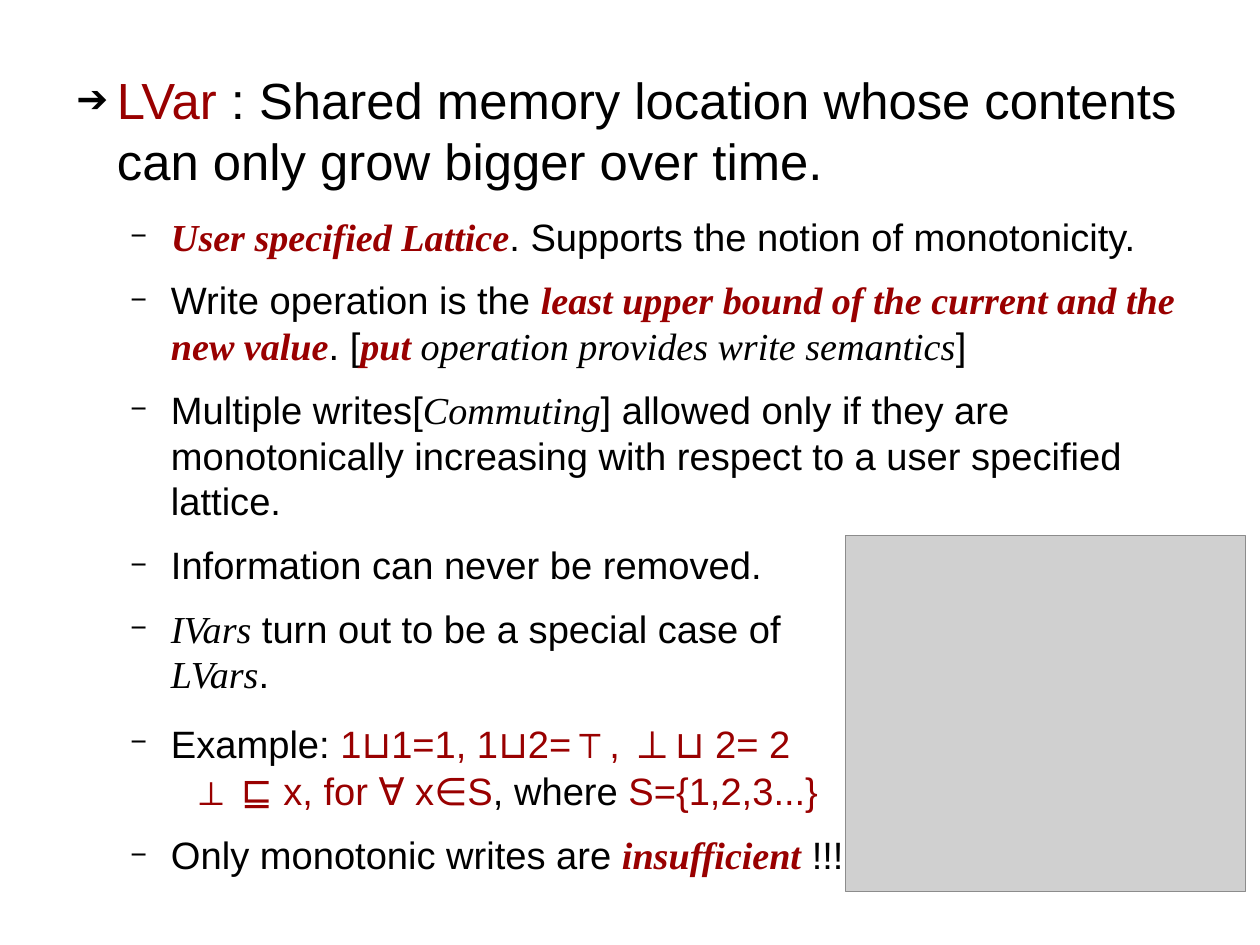
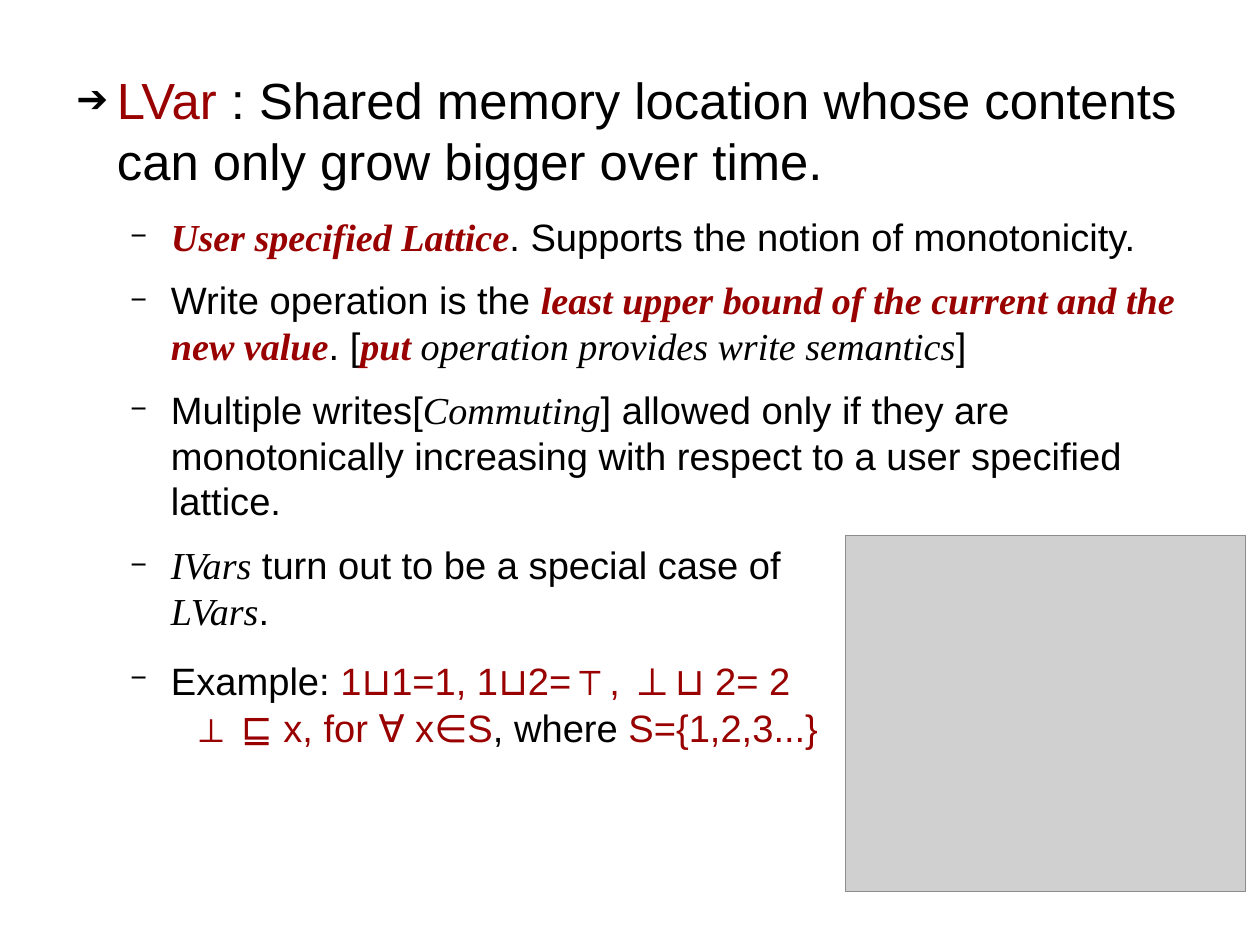
Before and after one commit to sentinel88/Personal, a slide deck: slide 7 of Talk.odp. Drawn at 1260x945 pixels with LibreOffice and Linux fonts; fonts in the diff are those of the drawing; grey boxes stand for pictures. Boxes give left, top, right and bottom in pixels: in the first picture for what was removed or moved away, otherwise in the second. Text is boxed around its words. In the diff, an @@ line names an element or a change of style, - is before the commit and + after.

```diff
--- a/Talk.odp
+++ b/Talk.odp
@@ text at <box>171,551,762,580</box>: paragraph removed @@
-  − Information can never be removed.
@@ text at <box>171,841,801,877</box>: paragraph removed @@
-  − Only monotonic writes are insufficient !!!
```
Also in this commit, not shown: 8 other slides changed, 3 other files.
